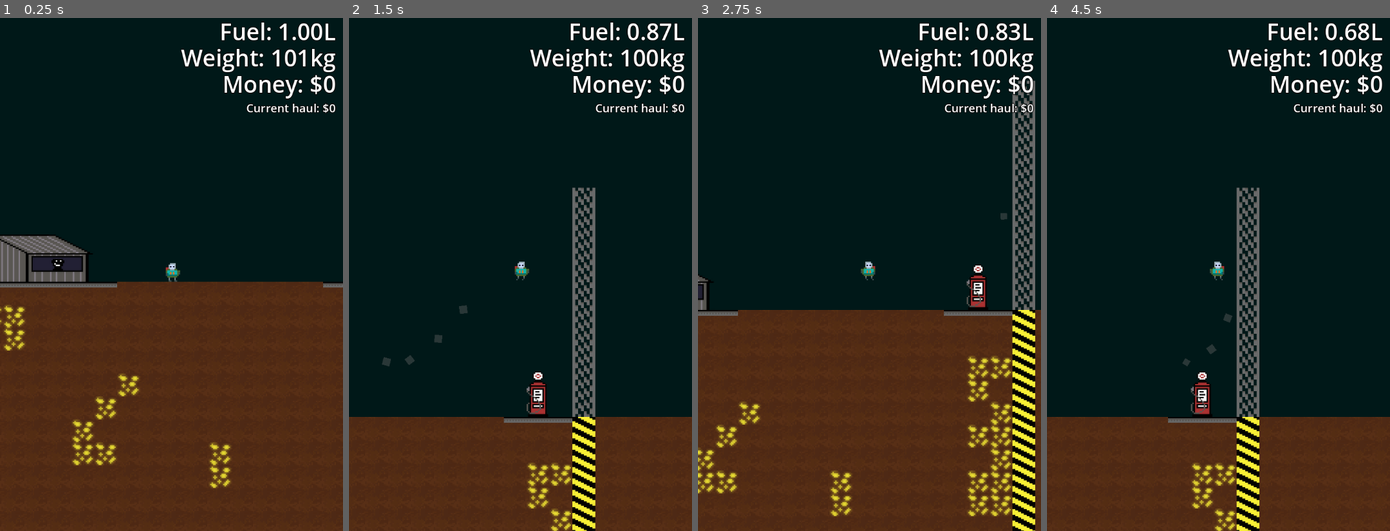
Above: before the commit, frames 1-4 (left to right).
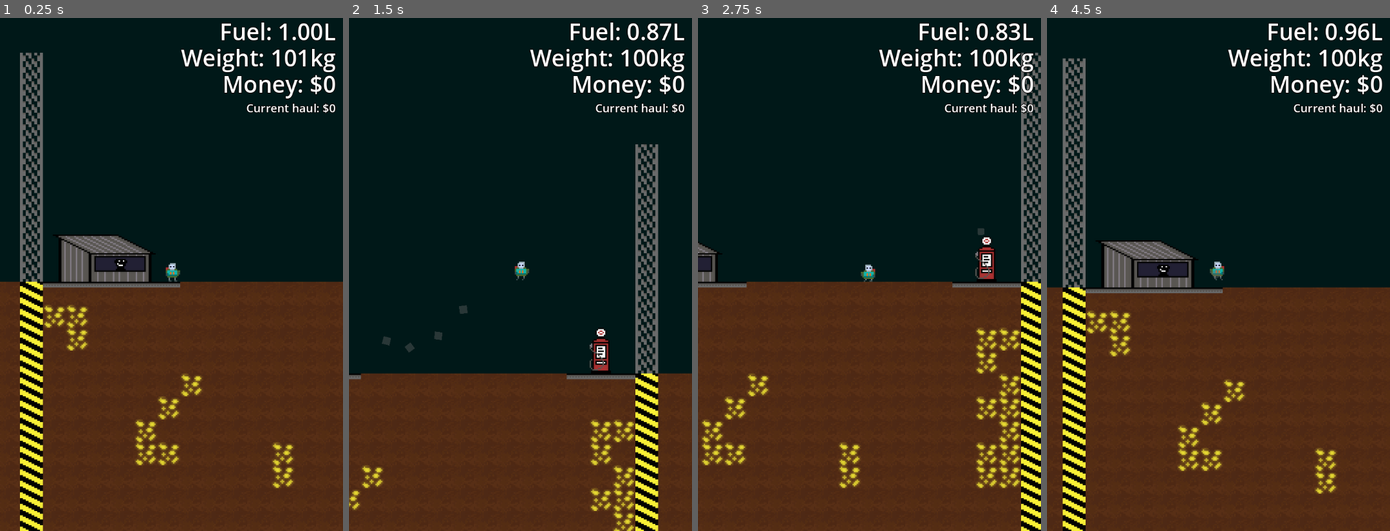
Above: after the commit, the same moments.

Repository: brikr/ludum-dare-57
Game: Godot game, scene res://scenes/main/main.tscn
Two runs of this game, one before a commit and one after it. Both use one fixed random seed, a clock stepped at 60 frames per second and the inputs below.
Inputs (mouse positions are in pixels of both pictures, inside the frame that each line leads up to):
- Up to frame 1 (0.25 s): no input
- Up to frame 2 (1.5 s): tap Enter at 0.5 s; move the mouse to (595, 248) at 0.52 s; hold Space (jump) 0.53-1.28 s; hold D (move_right) from 0.53 s (still down); move the mouse to (451, 300) at 1.27 s; tap F (interact) at 1.35 s
- Up to frame 3 (2.75 s): tap Space (jump) at 1.52, 1.55, 1.82, 2.3 s; move the mouse to (903, 161) at 2.02 s; release D (move_right) at 2.03 s; press the mouse at (903, 161) at 2.03 s; hold A (move_left) from 2.03 s (still down)
- Up to frame 4 (4.5 s): move the mouse to (1201, 377) at 2.77 s; release A (move_left) at 2.78 s; release the mouse at (1201, 377) at 2.78 s; hold D (move_right) 2.78-4.28 s; tap Space (jump) at 2.85, 3.02, 3.32 s; move the mouse to (1321, 351) at 3.52 s; hold Space (jump) 3.53-4.28 s; tap F (interact) at 3.6 s; tap K (respawn, bound only after the commit) at 4.15 s; move the mouse to (1115, 197) at 4.27 s; hold A (move_left) from 4.28 s (still down); click (1115, 197) at 4.35 s

The runs differ from the first frame. In frame 1, 11% of the frame differs, in the area x 0-100%, y 6-100%; in frame 2, 17%; in frame 3, 16%; in frame 4, 34%, in the area x 0-100%, y 1-100%.

Commit message:
respawnma

Diff:
--- a/project.godot
+++ b/project.godot
@@ -64,6 +64,11 @@
 "events": [Object(InputEventKey,"resource_local_to_scene":false,"resource_name":"","device":-1,"window_id":0,"alt_press …(192 unchanged characters)…
 ]
 }
+respawn={
+"deadzone": 0.2,
+"events": [Object(InputEventKey,"resource_local_to_scene":false,"resource_name":"","device":-1,"window_id":0,"alt_pressed":false,"shift_pressed":false,"ctrl_pressed":false,"meta_pressed":false,"pressed":false,"keycode":0,"physical_keycode":75,"key_label":0,"unicode":107,"location":0,"echo":false,"script":null)
+]
+}
 
 [layer_names]
 
--- a/scenes/constants/constants.gd
+++ b/scenes/constants/constants.gd
@@ -5,6 +5,9 @@
 const MAX_GEN_DEPTH := 150;
 const MAX_WORLD_WIDTH := 20;
 const TILE_WIDTH := 16
+
+# Player spawn
+const PLAYER_SPAWN := Vector2i()
 
 # World Tiles
 const SOURCE_ID := 0;
--- /dev/null
+++ b/scenes/dropped_haul/dropped_haul.gd
@@ -0,0 +1,10 @@
+extends RigidBody2D
+
+var haul_value = 0.0
+var haul_weight = 0.0
+
+func _on_player_touched(body: Node) -> void:
+  if body is Player && $CollectableTimer.is_stopped():
+    GameState.player.haul_value += haul_value
+    GameState.player.haul_weight += haul_weight
+    queue_free()
--- /dev/null
+++ b/scenes/dropped_haul/dropped_haul.tscn
@@ -0,0 +1,28 @@
+[gd_scene load_steps=4 format=3 uid="uid://b1fk6y7lqfdx4"]
+
+[ext_resource type="Script" uid="uid://3wwao2mv8ul8" path="res://scenes/dropped_haul/dropped_haul.gd" id="1_b6l23"]
+[ext_resource type="Texture2D" uid="uid://cy4fyxnr7bmuk" path="res://assets/dropped_haul.png" id="1_j5iex"]
+
+[sub_resource type="RectangleShape2D" id="RectangleShape2D_b6l23"]
+size = Vector2(12, 12)
+
+[node name="DroppedHaul" type="RigidBody2D"]
+collision_layer = 4
+collision_mask = 3
+contact_monitor = true
+max_contacts_reported = 2
+script = ExtResource("1_b6l23")
+
+[node name="Sprite" type="Sprite2D" parent="."]
+position = Vector2(0, -2)
+texture = ExtResource("1_j5iex")
+
+[node name="CollisionShape2D" type="CollisionShape2D" parent="."]
+shape = SubResource("RectangleShape2D_b6l23")
+
+[node name="CollectableTimer" type="Timer" parent="."]
+wait_time = 0.5
+one_shot = true
+autostart = true
+
+[connection signal="body_entered" from="." to="." method="_on_player_touched"]
--- a/scenes/game_state/game_state.gd
+++ b/scenes/game_state/game_state.gd
@@ -8,6 +8,7 @@
 
 func _ready():
   gen_map()
+
 
 ####### WORLD GEN #######
 func is_vertical_edge(y):
--- a/scenes/hud/hud.gd
+++ b/scenes/hud/hud.gd
@@ -12,3 +12,8 @@
     GameState.player.bank_value
   ]
   $CurrentHaulValue.text = CURRENT_HAUL_VALUE_TEMPLATE % GameState.player.haul_value
+
+  if GameState.player.current_fuel <= 0.0:
+    $RespawnHint.visible = true
+  else:
+    $RespawnHint.visible = false
--- a/scenes/hud/hud.tscn
+++ b/scenes/hud/hud.tscn
@@ -26,3 +26,14 @@
 theme_override_font_sizes/font_size = 24
 text = "Current Haul: $0"
 horizontal_alignment = 2
+
+[node name="RespawnHint" type="Label" parent="."]
+offset_top = 104.0
+offset_right = 720.0
+offset_bottom = 1080.0
+theme = ExtResource("1_48c2t")
+theme_override_font_sizes/font_size = 32
+text = "Press K to respawn
+Your haul will be left here"
+horizontal_alignment = 1
+vertical_alignment = 1
--- a/scenes/main/main.tscn
+++ b/scenes/main/main.tscn
@@ -32,7 +32,7 @@
 [node name="Gas" parent="." instance=ExtResource("5_hujxm")]
 
 [node name="Player" parent="." instance=ExtResource("2_iuonh")]
-position = Vector2(150, 152)
+position = Vector2(106, 154)
 
 [node name="test" type="Sprite2D" parent="."]
 position = Vector2(8, 0)
--- a/scenes/player/player.gd
+++ b/scenes/player/player.gd
@@ -1,6 +1,11 @@
 extends CharacterBody2D
 
 class_name Player
+
+var dropped_haul_scene = preload("res://scenes/dropped_haul/dropped_haul.tscn")
+
+# Used when respawning
+var initial_position: Vector2
 
 ###### STATS ######
 ## Stats might change from shop items or temporary boosts
@@ -16,7 +21,7 @@
 var air_accel = 5.0
 ## Jumping
 # instantaneous vertical velocity bonus when jumping off the ground at 0kg
-var max_jump_velocity = 300.0
+var max_jump_velocity = 250.0
 # lowest jump velocity can go to if you're overburdened
 var min_jump_velocity = 150.0
 # how much your jump velocity is lowered per kg of weight
@@ -37,7 +42,7 @@
 ## Digging
 # digging power (per physics frame)
 # TODO: this should be 1.0 for real digging to return
-var digging_power = 1000.0
+var digging_power = 1.0
 ## Falling
 # Get the gravity from the project settings to be synced with RigidBody nodes.
 var gravity = ProjectSettings.get_setting("physics/2d/default_gravity")
@@ -69,6 +74,7 @@
 func _ready():
   $AnimatedSprite2D.play()
   GameState.player = self
+  initial_position = position
 
 func _physics_process(delta):
   _process_movement(delta)
@@ -191,6 +197,9 @@
 
 
 func _process(_delta: float) -> void:
+  if Input.is_action_just_pressed("respawn"):
+    respawn()
+
   var targeted_tile = get_targeted_tile()
   if targeted_tile.is_diggable():
     # show crosshair
@@ -238,3 +247,19 @@
   bank_value += haul_value
   haul_value = 0.0
   haul_weight = 0.0
+
+func respawn():
+  # create haul drop
+  if haul_weight > 0.0 || haul_value > 0.0:
+    var haul_instance = dropped_haul_scene.instantiate()
+    haul_instance.haul_value = haul_value
+    haul_instance.haul_weight = haul_weight
+    haul_instance.position = position
+    add_sibling(haul_instance)
+    # clear ur haul
+    haul_weight = 0.0
+    haul_value = 0.0
+  # tp to start and refuel
+  position = initial_position
+  velocity = Vector2.ZERO
+  refuel()
Binary file added: assets/dropped_haul.aseprite
Binary file added: assets/dropped_haul.png
Not shown, added: assets/dropped_haul.png.import
Not shown, added: scenes/dropped_haul/dropped_haul.gd.uid
